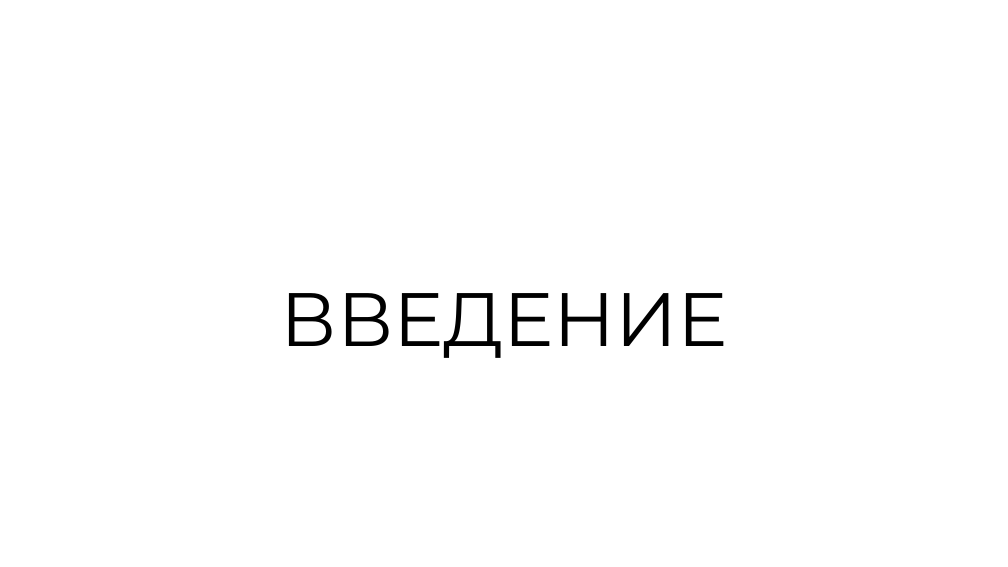
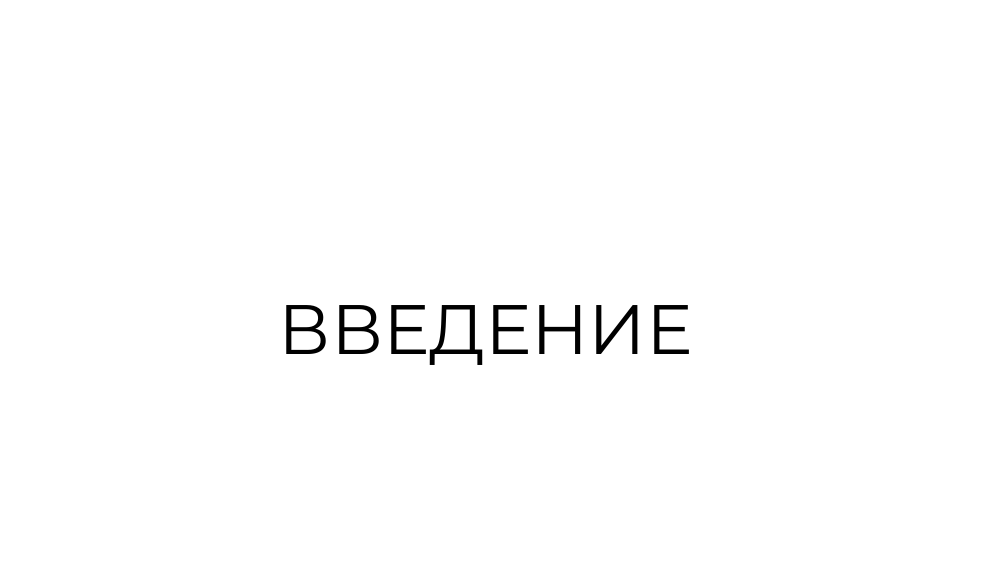
Before and after one commit to Zorinal/data-reduction, a slide deck: slide 2 of Методы редукции данных.pptx. Drawn at 1008x567 pixels with LibreOffice and Linux fonts; fonts in the diff are those of the drawing; background and template pictures are left out. Boxes give left, top, right and bottom in pixels: in the first picture for what was removed or moved away, otherwise in the second. Text is boxed around its words. In the diff, an @@ line names an element or a change of style, - is before the commit and + after.

```diff
--- a/Методы редукции данных.pptx
+++ b/Методы редукции данных.pptx
@@ text "ВВЕДЕНИЕ": place and size @@
-text "ВВЕДЕНИЕ" at (280,293,727,358)
+text "ВВЕДЕНИЕ" at (279,305,693,365)
@@ text "ВВЕДЕНИЕ" at (279,305,693,365): size 72 to 66.6 pt; line spacing 0.9 to 0.8 @@
```
